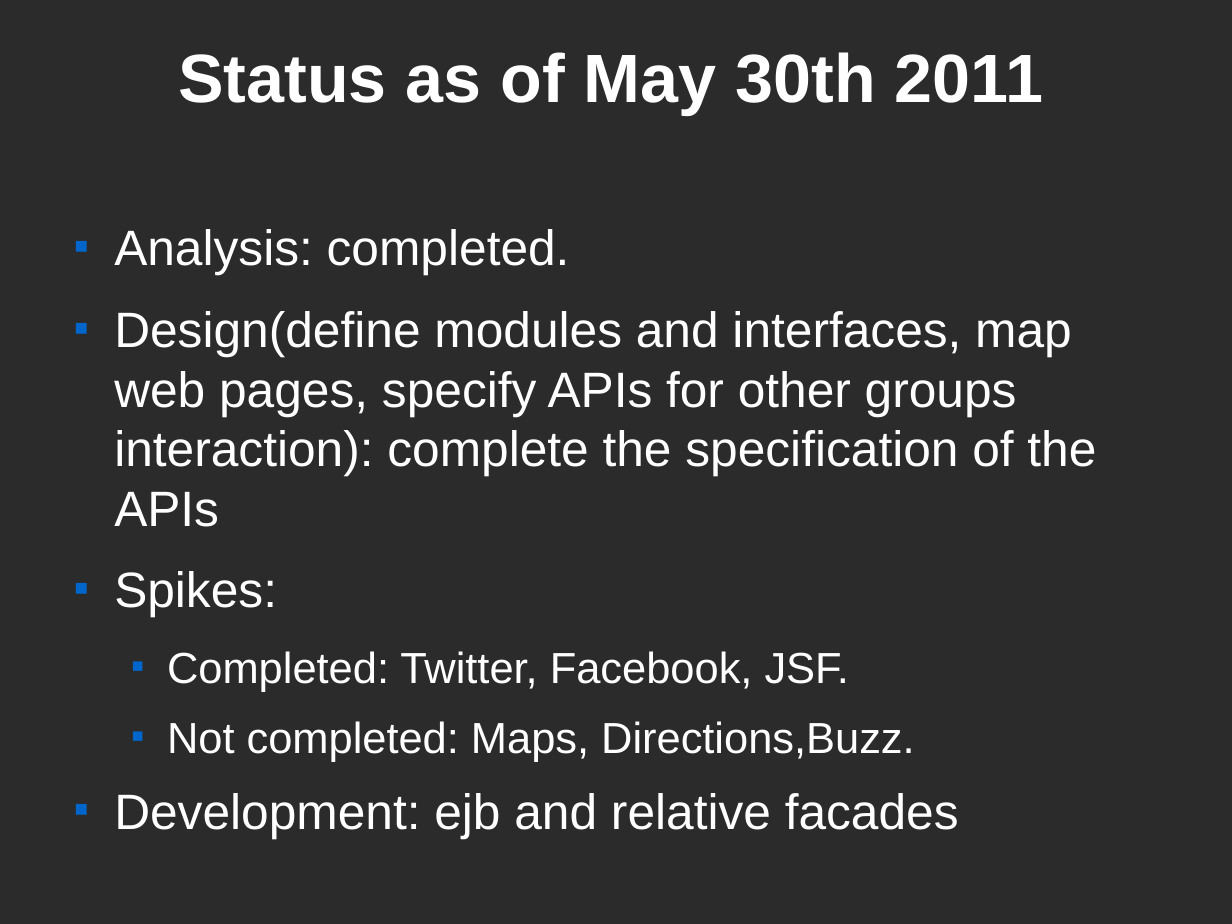
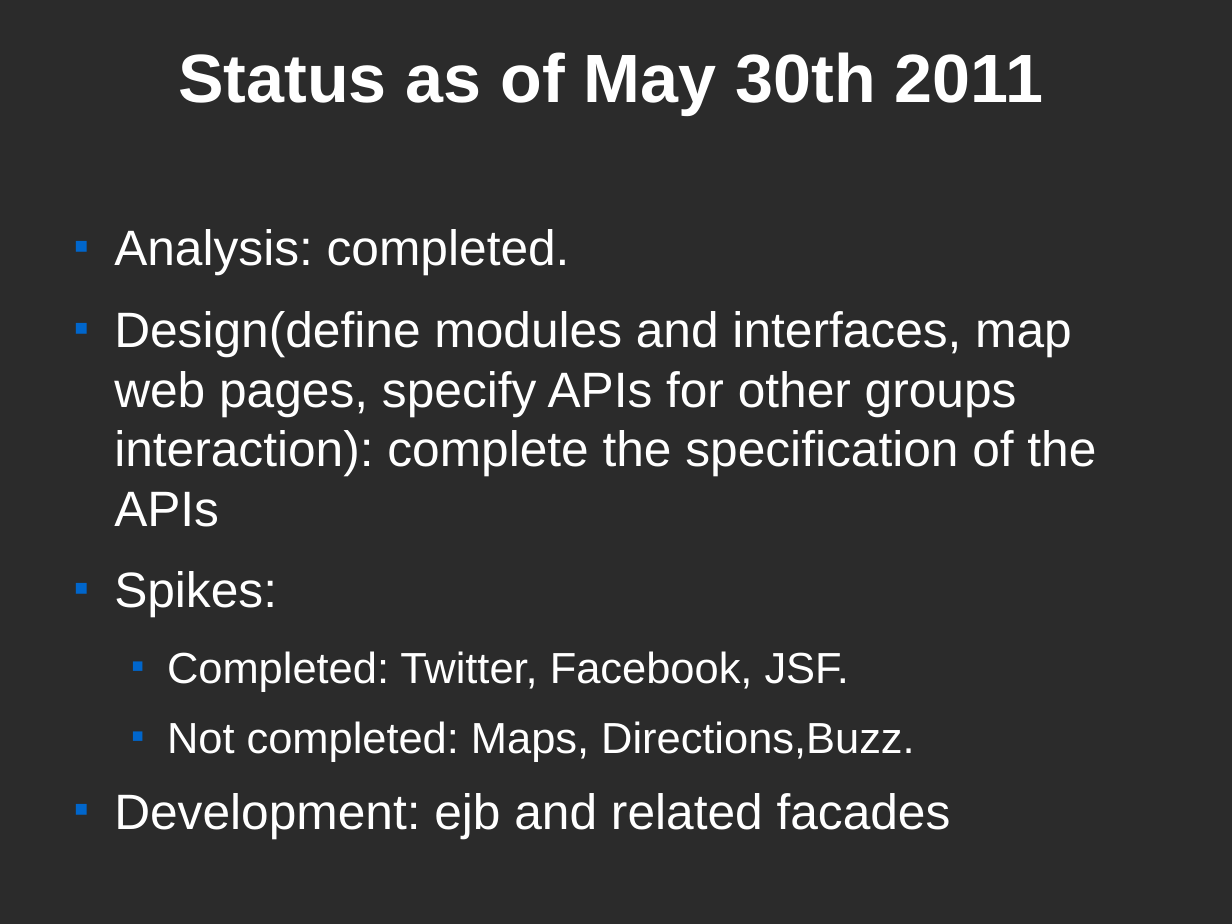
Before and after one commit to cdavide/dove-mangio-it, a slide deck: slide 7 of wiki/projectReviewTemplate.odp. Drawn at 1232x924 pixels with LibreOffice and Linux fonts; fonts in the diff are those of the drawing; background and template pictures are left out; a plain dark background stands for a picture behind light text. Boxes give left, top, right and bottom in pixels: in the first picture for what was removed or moved away, otherwise in the second. Text is boxed around its words. In the diff, an @@ line names an element or a change of style, - is before the commit and + after.

```diff
--- a/wiki/projectReviewTemplate.odp
+++ b/wiki/projectReviewTemplate.odp
@@ text at (x1=114, y1=793, x2=951, y2=838): text changed @@
-■ Development: ejb and relative facades
+■ Development: ejb and related facades
```
Also in this commit, not shown: 2 other slides changed.
